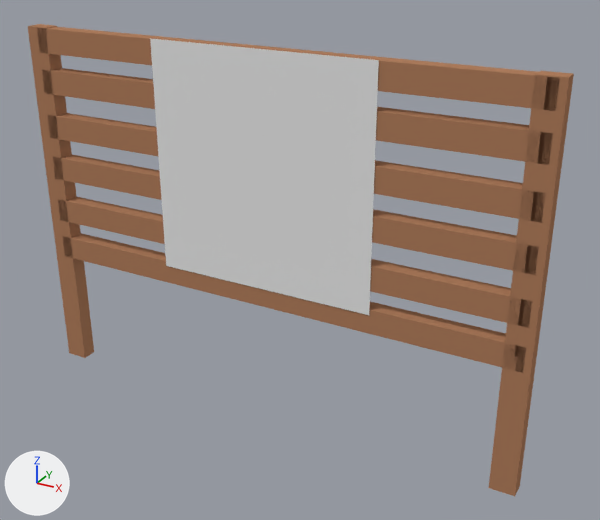
The Blender file HiddenHarmony/Assets/Models/Fence/Fence.blend, before and after one commit.
Camera for both pictures: a 50 mm camera at (6.33, -10.37, 5.69) aimed at (0.51, 0.2, 0.4). Arrows for +X, +Y and +Z are at lower left; the lights stay in place.

Script lines for the objects in view, before the commit:
```python
ob_cube = bpy.data.objects.new('Cube', me_cube)
ob_cube.location = (0.0, 0.0, 1.3)
ob_cube.scale = (4.24, 0.132, 0.201)
ob_cube_001 = bpy.data.objects.new('Cube.001', me_cube_001)
ob_cube_001.location = (0.0, 0.0, -0.2)
ob_cube_001.scale = (4.24, 0.132, 0.201)
ob_cube_003 = bpy.data.objects.new('Cube.003', me_cube_003)
ob_cube_003.location = (0.0, 0.0, 2.04)
ob_cube_003.scale = (4.24, 0.132, 0.201)
ob_cube_004 = bpy.data.objects.new('Cube.004', me_cube_004)
ob_cube_004.location = (-4.24, 0.0, 0.6)
ob_cube_004.rotation_euler = (0.0, 1.571, 0.0)  # degrees (0, 90, 0)
ob_cube_004.scale = (3.1, 0.132, 0.201)
ob_cube_005 = bpy.data.objects.new('Cube.005', me_cube_005)
ob_cube_005.location = (4.14, 0.0, 0.6)
ob_cube_005.rotation_euler = (0.0, 1.571, 0.0)  # degrees (0, 90, 0)
ob_cube_005.scale = (3.1, 0.132, 0.201)
ob_cube_006 = bpy.data.objects.new('Cube.006', me_cube_006)
ob_cube_006.location = (0.0, 0.0, 2.81)
ob_cube_006.scale = (4.24, 0.132, 0.201)
# also in view: 'Plane' at (0.0, -0.15, 1.81); 'Cube.007' at (0.0, 0.0, 3.49); 'Cube.002' at (0.0, 0.0, 0.51)
```
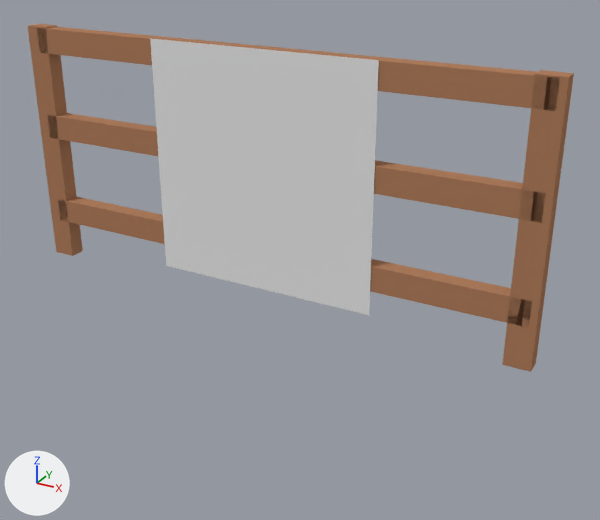
Boxes [x1, y1, x2, y2] around the edits, measured in the pictures (600 x 520 px):
'Cube.005', moved, rescaled (15% narrower, 29% shorter)
    before: [489, 71, 574, 496]
    after: [502, 70, 574, 372]
'Cube.001', deleted (brown)
    before: [63, 233, 526, 373]
'Cube.006', deleted (brown)
    before: [42, 68, 553, 164]
'Cube.004', moved, rescaled (16% narrower, 30% shorter)
    before: [28, 24, 94, 358]
    after: [28, 24, 83, 256]
'Cube', deleted (brown)
    before: [54, 155, 538, 275]

The edits, one by one:
Object 'Cube.006' (ob_cube_006) is deleted.
Object 'Cube.005' (ob_cube_005) moves from (4.14, 0.0, 0.6) to (4.14, 0.0, 1.68).
Object 'Cube.005' (ob_cube_005) is rescaled from (3.1, 0.132, 0.201) to (2.03, 0.132, 0.201).
Object 'Cube.004' (ob_cube_004) moves from (-4.24, 0.0, 0.6) to (-4.24, 0.0, 1.68).
Object 'Cube.004' (ob_cube_004) is rescaled from (3.1, 0.132, 0.201) to (2.03, 0.132, 0.201).
Object 'Cube.001' (ob_cube_001) is deleted.
Object 'Cube' (ob_cube) is deleted.
